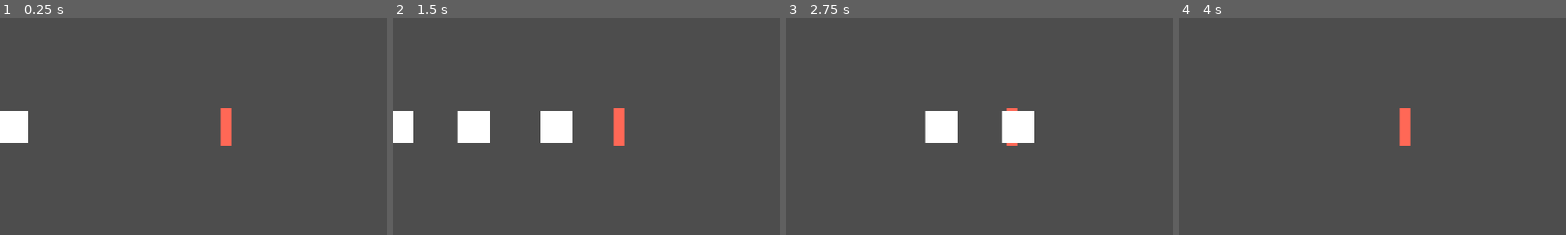
Above: before the commit, frames 1-4 (left to right).
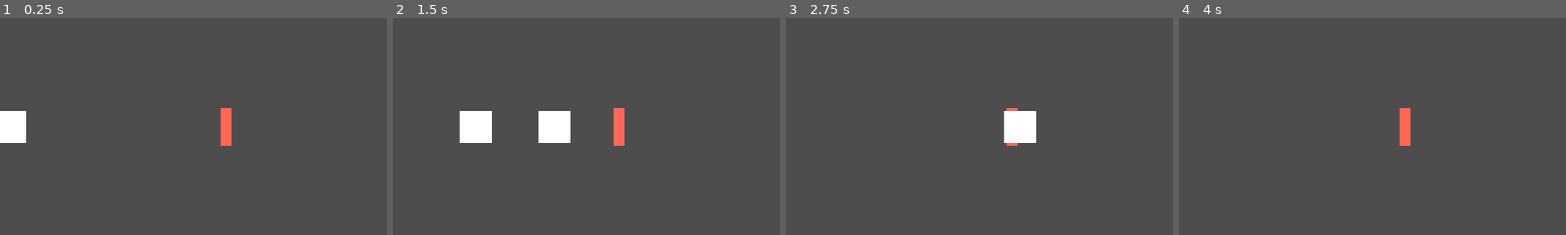
Above: after the commit, the same moments.

Repository: Javachup/godot-prototypes
Game: Godot game, scene res://Scenes/game.tscn
The game is run twice, just before and just after one commit, with the same random seed, the same clock (stepped at 60 frames per second) and the same inputs. Sound files missing from this copy of the repository are replaced by a short silence.
Inputs:
- Up to frame 1 (0.25 s): no input
- Up to frame 2 (1.5 s): no input
- Up to frame 3 (2.75 s): no input
- Up to frame 4 (4 s): no input
The pictures show only the part of the screen within x 0-50%, y 25-75%; the shares and areas given below are measured in that part.

The runs differ from the first frame. In frame 1, less than 0.1% of the frame differs, in the area x 6-8%, y 42-58%; in frame 2, 1.1%; in frame 3, 1.4%, in the area x 35-65%, y 42-58%; in frame 4, nothing differs.

Commit message:
adds note spawning data to songs and adds prediction from that data

Diff:
--- a/RhythmPrototype/Resources/Songs/Sunflower.tres
+++ b/RhythmPrototype/Resources/Songs/Sunflower.tres
@@ -1,11 +1,29 @@
-[gd_resource type="Resource" script_class="Song" load_steps=3 format=3 uid="uid://gb62uu5fdkew"]
+[gd_resource type="Resource" script_class="Song" load_steps=7 format=3 uid="uid://gb62uu5fdkew"]
 
+[ext_resource type="Script" path="res://Scripts/note_data.gd" id="1_7mcg1"]
 [ext_resource type="Script" path="res://Scripts/song.gd" id="1_bf146"]
 [ext_resource type="AudioStream" uid="uid://bugown2mmsxkr" path="res://Audio/Music/Sunflower.mp3" id="1_ees60"]
+
+[sub_resource type="Resource" id="Resource_0t4wb"]
+script = ExtResource("1_7mcg1")
+track = 0
+beat = 0
+
+[sub_resource type="Resource" id="Resource_ga8di"]
+script = ExtResource("1_7mcg1")
+track = 0
+beat = 1
+
+[sub_resource type="Resource" id="Resource_2rvom"]
+script = ExtResource("1_7mcg1")
+track = 0
+beat = 3
 
 [resource]
 script = ExtResource("1_bf146")
 bpm = 90
-beats_per_measure = 4
+beats_per_measure = null
 start_delay = 1.319
 stream = ExtResource("1_ees60")
+num_tracks = 1
+notes = Array[ExtResource("1_7mcg1")]([SubResource("Resource_0t4wb"), SubResource("Resource_ga8di"), SubResource("Resource_2rvom")])
--- a/RhythmPrototype/Scenes/conductor.tscn
+++ b/RhythmPrototype/Scenes/conductor.tscn
@@ -7,6 +7,7 @@
 
 [node name="StartTimer" type="Timer" parent="."]
 unique_name_in_owner = true
+process_callback = 0
 wait_time = 0.001
 one_shot = true
 
--- a/RhythmPrototype/Scripts/conductor.gd
+++ b/RhythmPrototype/Scripts/conductor.gd
@@ -25,9 +25,13 @@
 
 var _predicted_beat_list:Array = []
 
-func start_song(songToPlay:Song):
-	song = songToPlay
+func load_song(song_to_play:Song, beat_callbacks:Array[Callable], beat_wait_times:Array[float]):
+	song = song_to_play
 
+	for note in song.notes:
+		add_predict_beat(beat_callbacks[note.track], note.beat, beat_wait_times[note.track])
+
+func start_song():
 	var earliest_prediction_time := 0.0
 	for predicted_beat in _predicted_beat_list:
 		if predicted_beat["time"] < earliest_prediction_time:
@@ -57,11 +61,11 @@
 
 # beat_callback is called when there is time_until_beat seconds until a beat
 # After beat_callback is called, a beat will happen exactly time_until_beat seconds later
-func add_predict_beat(beat_callback:Callable, time_until_beat:float) -> int:
+func add_predict_beat(beat_callback:Callable, beat:int, time_until_beat:float) -> int:
 	if playing:
 		printerr("Trying to add prediction while playing!")
 		return -1
-	_predicted_beat_list.append({"time": -time_until_beat, "callback": beat_callback})
+	_predicted_beat_list.append({"time": get_time_of_beat(beat) - time_until_beat, "callback": beat_callback})
 	return _predicted_beat_list.size() - 1
 
 func remove_predict_beat(index:int):
@@ -74,12 +78,14 @@
 		song_time = get_playback_position() + AudioServer.get_time_since_last_mix() - song.start_delay
 		song_time -= AudioServer.get_output_latency()
 	elif !start_timer.is_stopped():
-		song_time = start_timer.time_left - (start_timer.wait_time + song.start_delay)
+		song_time = -start_timer.time_left - song.start_delay
 	else:
 		return
 
 	song_beat_total = int(floor(song_time / seconds_per_beat))
 	song_beat_measure = song_beat_total % song.beats_per_measure
+
+	print(song_time)
 
 	# Call/Emit based on the time
 	_predict_beat()
@@ -95,4 +101,4 @@
 	for predicted_beat in _predicted_beat_list:
 		if predicted_beat["time"] < song_time:
 			predicted_beat["callback"].call()
-			predicted_beat["time"] += seconds_per_beat
+			_predicted_beat_list.erase(predicted_beat)
--- a/RhythmPrototype/Scripts/game_manager.gd
+++ b/RhythmPrototype/Scripts/game_manager.gd
@@ -5,9 +5,13 @@
 
 @export var song:Song
 
+var temp:Array[Callable] = []
+var temp2:Array[float] = [2.0]
+
 func _ready():
-	conductor.add_predict_beat(track.spawn_note, 2)
-	conductor.start_song(song)
+	temp.append(track.spawn_note)
+	conductor.load_song(song, temp, temp2)
+	conductor.start_song()
 
 
 func _on_track_note_hit(intended_beat):
--- /dev/null
+++ b/RhythmPrototype/Scripts/note_data.gd
@@ -0,0 +1,5 @@
+class_name NoteData
+extends Resource
+
+@export var track := 0
+@export var beat := 0
--- a/RhythmPrototype/Scripts/song.gd
+++ b/RhythmPrototype/Scripts/song.gd
@@ -5,3 +5,7 @@
 @export var beats_per_measure := 4
 @export var start_delay := 0.0
 @export var stream:AudioStream
+
+@export var num_tracks := 2
+
+@export var notes:Array[NoteData] = []
